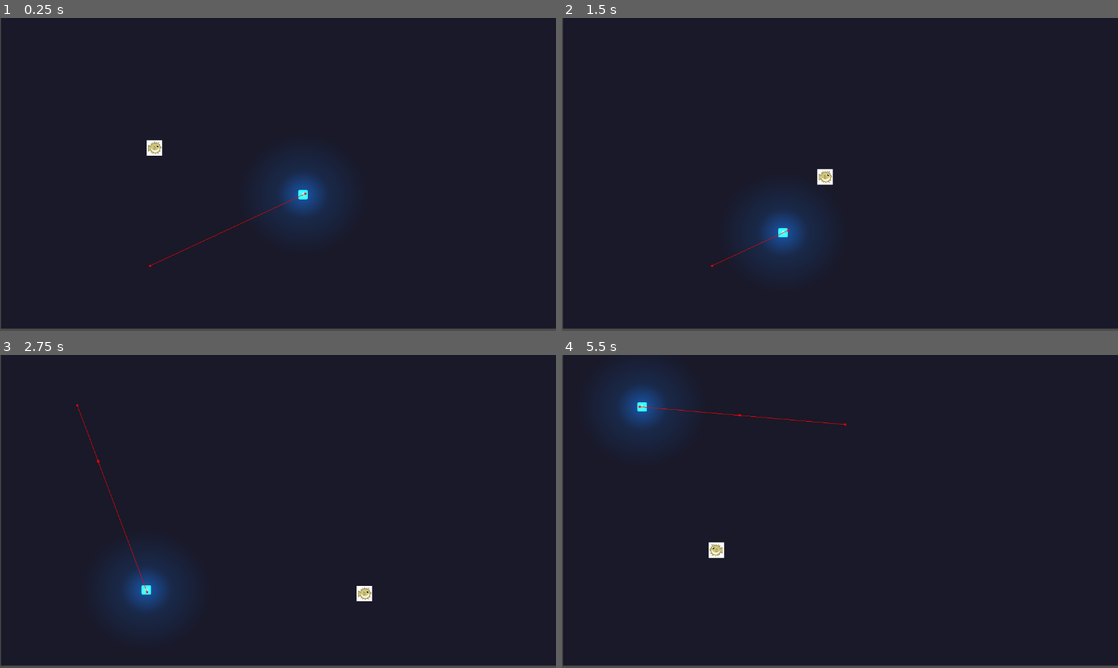
Above: before the commit, frames 1-4 (two rows, left to right).
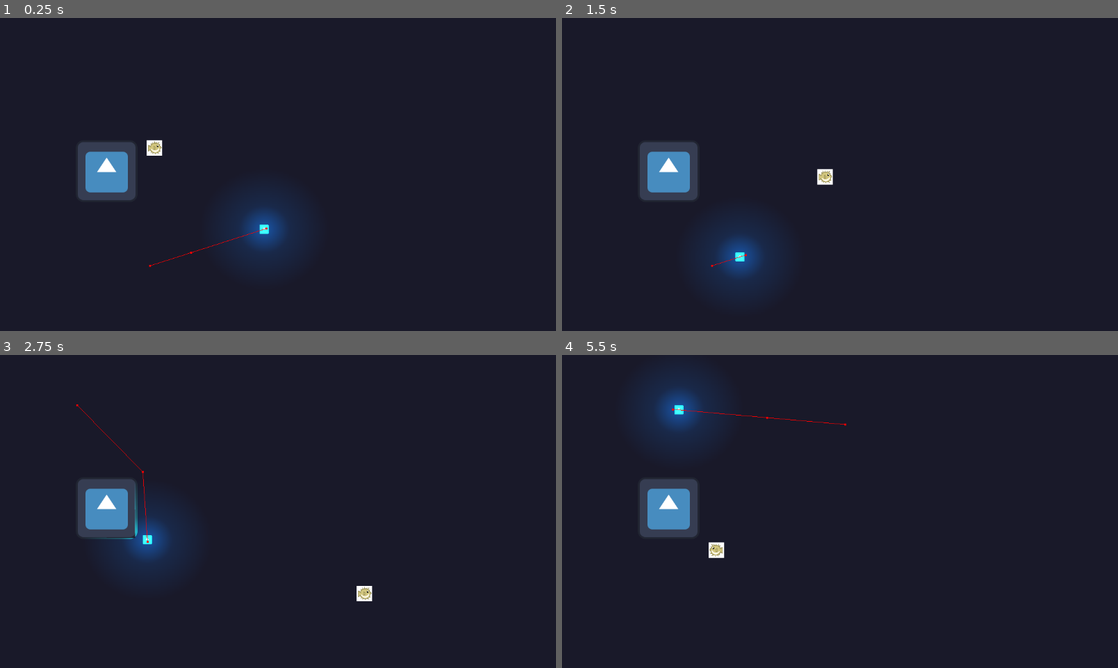
Above: after the commit, the same moments.

Repository: Chestrade/pixel-jam-2024
Game: Godot game, scene res://Level/Test Levels/AnglerFish Gym.tscn
Two runs of this game, one before a commit and one after it. Both use one fixed random seed, a clock stepped at 60 frames per second and the inputs below. The engine's default icon, where the game draws it, is replaced by a stand-in: a white triangle on a blue panel in a dark square.
Inputs:
- Up to frame 1 (0.25 s): no input
- Up to frame 2 (1.5 s): hold Right (swim_right) 0.53-1.28 s; hold Down (swim_down) from 1.28 s (still down)
- Up to frame 3 (2.75 s): release Down (swim_down) at 2.03 s; hold Right (swim_right) from 2.03 s (still down)
- Up to frame 4 (5.5 s): release Right (swim_right) at 2.78 s; hold Space (swim_up) 2.78-3.53 s; hold Left (swim_left) 3.53-5.03 s; hold Down (swim_down) from 5.03 s (still down)

The runs differ from the first frame. In frame 1, 5.7% of the frame differs, in the area x 0-100%, y 0-100%; in frame 2, 5.5%; in frame 3, 5.5%; in frame 4, 5.0%.

Commit message:
Added light occlusions

Diff:
--- a/Characters/angler_fish.tscn
+++ b/Characters/angler_fish.tscn
@@ -33,6 +33,7 @@
 [node name="PointLight2D" type="PointLight2D" parent="."]
 scale = Vector2(4.30062, 4.0345)
 energy = 8.32
+shadow_enabled = true
 texture = SubResource("GradientTexture2D_uqucl")
 
 [node name="Sprite" type="Sprite2D" parent="."]
--- a/Level/Test Levels/AnglerFish Gym.tscn
+++ b/Level/Test Levels/AnglerFish Gym.tscn
@@ -1,57 +1,87 @@
-[gd_scene load_steps=4 format=3 uid="uid://b3ijs2y7l3vjg"]
+[gd_scene load_steps=7 format=3 uid="uid://b3ijs2y7l3vjg"]
 
 [ext_resource type="PackedScene" uid="uid://ck4tc0l1gf463" path="res://Characters/player_blowfish.tscn" id="1_0dfh6"]
 [ext_resource type="PackedScene" uid="uid://cj1nptspt5q4w" path="res://Characters/angler_fish.tscn" id="1_tmi8k"]
+[ext_resource type="Texture2D" uid="uid://d0egbrasmuxvw" path="res://icon.svg" id="3_poqp6"]
 
 [sub_resource type="NavigationPolygon" id="NavigationPolygon_oxeyj"]
-vertices = PackedVector2Array(552, 629, 12, 637, 33, 297, 540, 4, 1116, 20, 1134, 637, 33, 295, 17, 14)
-polygons = Array[PackedInt32Array]([PackedInt32Array(0, 1, 2, 3, 4), PackedInt32Array(4, 5, 0), PackedInt32Array(3, 2, 6), PackedInt32Array(3, 6, 7)])
-outlines = Array[PackedVector2Array]([PackedVector2Array(7, 5, 23, 296, 2, 648, 552, 639, 1145, 648, 1126, 11, 540, -6)])
+vertices = PackedVector2Array(540, 4, 1116, 20, 1134, 637, 552, 629, 289, 373, 287, 225, 12, 637, 136, 372, 33, 297, 139, 224, 33, 295, 17, 14)
+polygons = Array[PackedInt32Array]([PackedInt32Array(0, 1, 2, 3, 4, 5), PackedInt32Array(4, 3, 6, 7), PackedInt32Array(7, 6, 8, 9), PackedInt32Array(9, 8, 10), PackedInt32Array(9, 10, 11), PackedInt32Array(9, 11, 0, 5)])
+outlines = Array[PackedVector2Array]([PackedVector2Array(7, 5, 23, 296, 2, 648, 552, 639, 1145, 648, 1126, 11, 540, -6), PackedVector2Array(149, 234, 277, 235, 279, 363, 146, 362)])
 source_geometry_group_name = &"navigation_polygon_source_group"
 
+[sub_resource type="OccluderPolygon2D" id="OccluderPolygon2D_d7web"]
+polygon = PackedVector2Array(-91, 118, 28, 119, 27, 0, -91, 0)
+
+[sub_resource type="RectangleShape2D" id="RectangleShape2D_7d5yn"]
+size = Vector2(122, 120)
+
 [node name="AnglerFishGym" type="Node2D"]
+
+[node name="NavigationRegion2D" type="NavigationRegion2D" parent="."]
+position = Vector2(7, 19)
+navigation_polygon = SubResource("NavigationPolygon_oxeyj")
+
+[node name="ColorRect" type="ColorRect" parent="."]
+offset_left = -9.0
+offset_top = -79.0
+offset_right = 31.0
+offset_bottom = -39.0
+scale = Vector2(30.4972, 18.4489)
+color = Color(0.0470588, 0.0470588, 0.12549, 0.8)
 
 [node name="Camera2D" type="Camera2D" parent="."]
 position = Vector2(574, 326)
 
-[node name="ColorRect" type="ColorRect" parent="."]
-offset_right = 40.0
-offset_bottom = 40.0
-scale = Vector2(28.8252, 16.1165)
-color = Color(0.0470588, 0.0470588, 0.12549, 0.8)
-
 [node name="Angler Fish" parent="." node_paths=PackedStringArray("markers") instance=ExtResource("1_tmi8k")]
-position = Vector2(660, 352)
+position = Vector2(581, 428)
 wall_min_slide_angle = 3.14159
 speed = 150
-markers = [NodePath("../Marker2D"), NodePath("../Marker2D2"), NodePath("../Marker2D3"), NodePath("../Marker2D4")]
-health = 22.223
+markers = [NodePath("../Markers/Marker2D"), NodePath("../Markers/Marker2D2"), NodePath("../Markers/Marker2D3"), NodePath("../Markers/Marker2D4")]
+health = 0.0
 
 [node name="Player" parent="." instance=ExtResource("1_0dfh6")]
 visibility_layer = 2
 position = Vector2(318, 271)
 
-[node name="NavigationRegion2D" type="NavigationRegion2D" parent="."]
-visible = false
-position = Vector2(7, 19)
-navigation_polygon = SubResource("NavigationPolygon_oxeyj")
+[node name="Markers" type="Node2D" parent="."]
 
-[node name="Marker2D" type="Marker2D" parent="."]
+[node name="Marker2D" type="Marker2D" parent="Markers"]
 position = Vector2(158, 106)
-scale = Vector2(-30.348, -53.7946)
+rotation = 3.14159
+scale = Vector2(30.348, 53.7946)
 gizmo_extents = 1.0
 
-[node name="Marker2D2" type="Marker2D" parent="."]
+[node name="Marker2D2" type="Marker2D" parent="Markers"]
 position = Vector2(585, 146)
-scale = Vector2(-30.348, -53.7946)
+rotation = 3.14159
+scale = Vector2(30.348, 53.7946)
 gizmo_extents = 1.0
 
-[node name="Marker2D3" type="Marker2D" parent="."]
+[node name="Marker2D3" type="Marker2D" parent="Markers"]
 position = Vector2(946, 381)
-scale = Vector2(-30.348, -53.7946)
+rotation = 3.14159
+scale = Vector2(30.348, 53.7946)
 gizmo_extents = 1.0
 
-[node name="Marker2D4" type="Marker2D" parent="."]
+[node name="Marker2D4" type="Marker2D" parent="Markers"]
 position = Vector2(309, 515)
-scale = Vector2(-30.348, -53.7946)
+rotation = 3.14159
+scale = Vector2(30.348, 53.7946)
 gizmo_extents = 1.0
+
+[node name="Obstacle" type="Sprite2D" parent="."]
+position = Vector2(219, 319)
+scale = Vector2(1, 1)
+texture = ExtResource("3_poqp6")
+
+[node name="LightOccluder2D" type="LightOccluder2D" parent="Obstacle"]
+position = Vector2(31, -57)
+scale = Vector2(1, 1)
+occluder = SubResource("OccluderPolygon2D_d7web")
+sdf_collision = false
+
+[node name="Area2D" type="Area2D" parent="Obstacle"]
+
+[node name="CollisionShape2D" type="CollisionShape2D" parent="Obstacle/Area2D"]
+shape = SubResource("RectangleShape2D_7d5yn")
